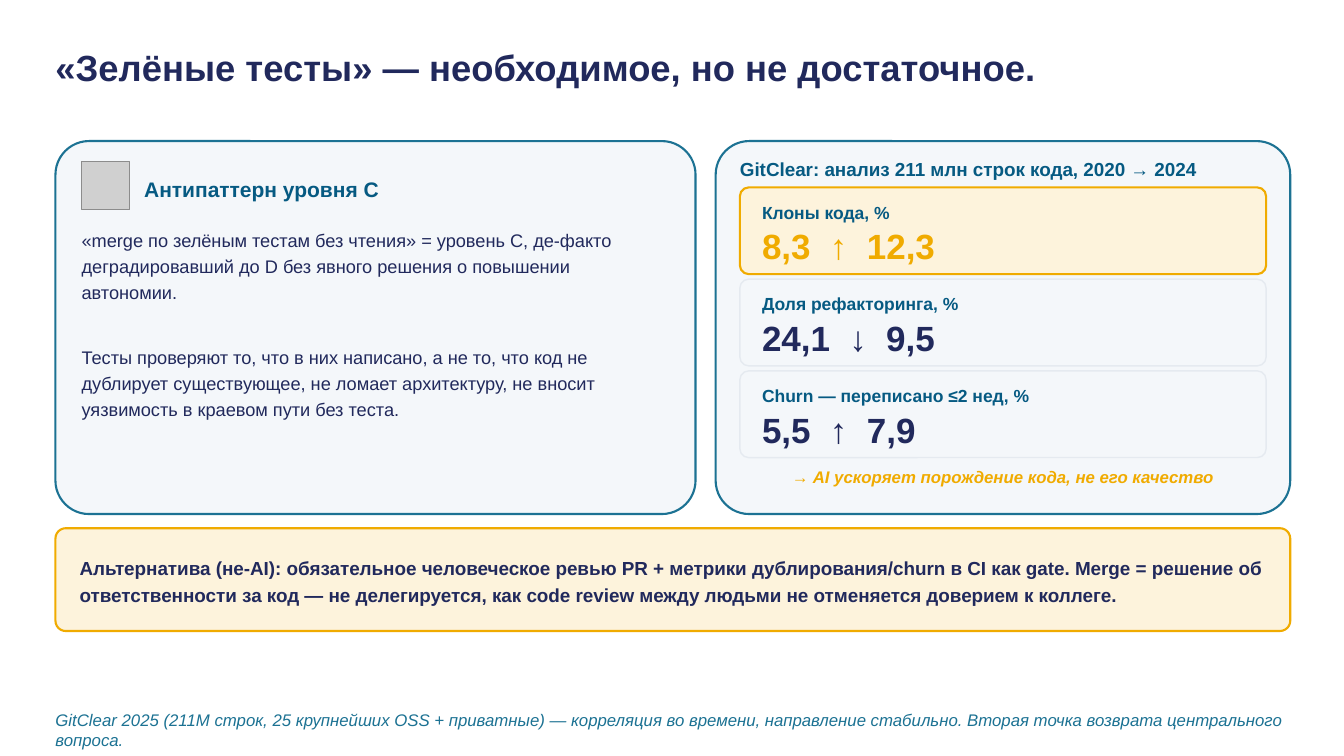
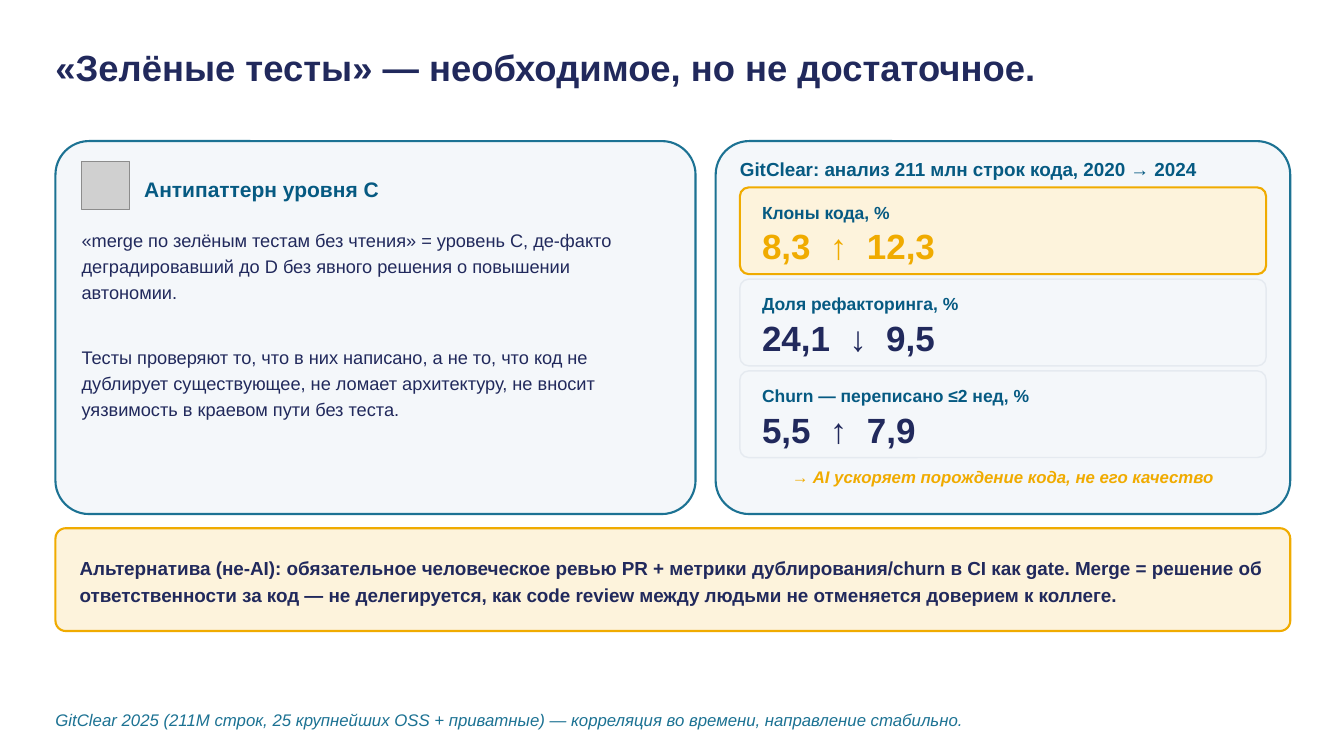
Before and after one commit to tellina-study/AI-usage-lessons, a slide deck: slide 13 of library/lectures/lec-04/rendered/lec-04.pptx. Drawn at 1344x756 pixels with LibreOffice and Linux fonts; fonts in the diff are those of the drawing; grey boxes stand for pictures. Boxes give left, top, right and bottom in pixels: in the first picture for what was removed or moved away, otherwise in the second. Text is boxed around its words. In the diff, an @@ line names an element or a change of style, - is before the commit and + after.

```diff
--- a/library/lectures/lec-04/rendered/lec-04.pptx
+++ b/library/lectures/lec-04/rendered/lec-04.pptx
@@ text at [55, 713, 963, 730]: text changed @@
-GitClear 2025 (211M строк, 25 крупнейших OSS + приватные) — корреляция во времени, направление стабильно. Вторая точка возврата центрального вопроса.
+GitClear 2025 (211M строк, 25 крупнейших OSS + приватные) — корреляция во времени, направление стабильно.
```
Also in this commit, not shown: 12 other slides changed, 3 slides added, 3 slides removed, 21 other files.
